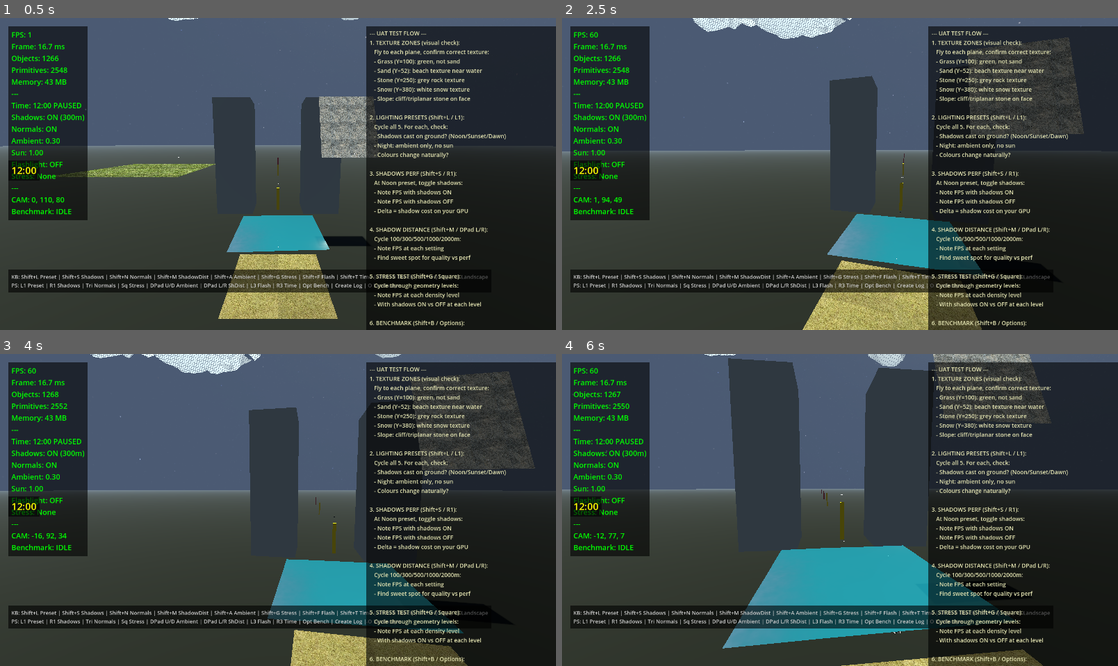
Above: before the commit, frames 1-4 (two rows, left to right).
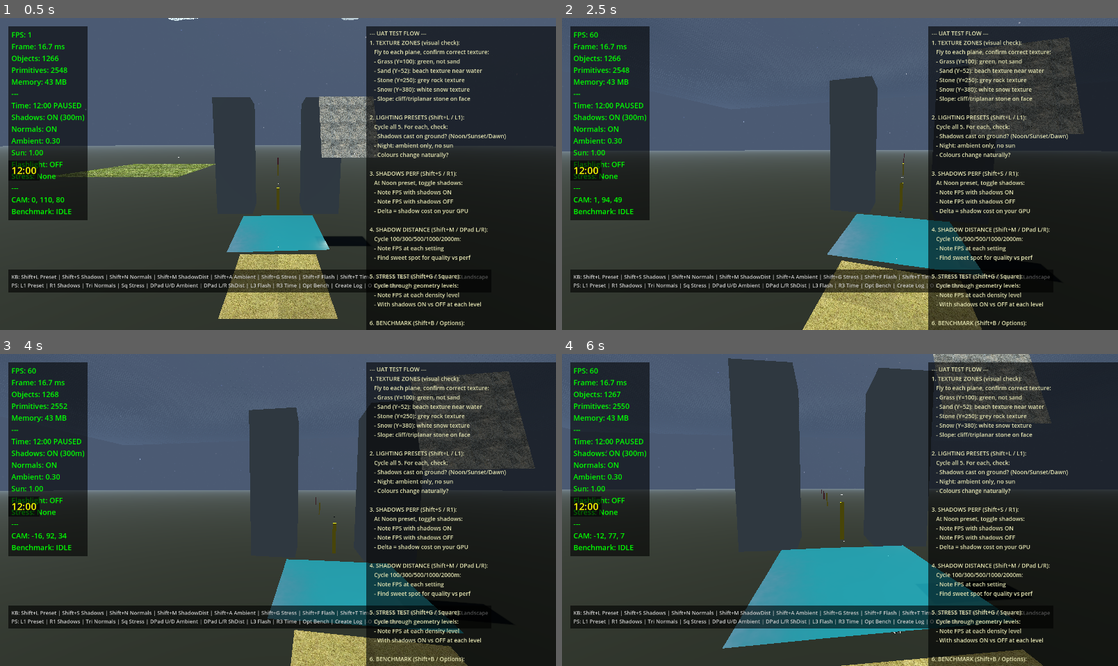
Above: after the commit, the same moments.

Repository: shovelhead24/possession
Game: Godot game, scene res://lighting_test.tscn
Same seed, same stepped clock (60 frames per second), same inputs: the game is played once before the commit and once after it.
Inputs (mouse positions are in pixels of both pictures, inside the frame that each line leads up to):
- Up to frame 1 (0.5 s): no input
- Up to frame 2 (2.5 s): tap Enter (ui_accept) at 0.5 s; move the mouse to (834, 180) at 0.52 s; hold C 0.53-1.28 s; hold W (move_forward) from 0.53 s (still down); click (834, 180) at 0.67 s; tap Space (jump) at 0.77, 1.52 s; move the mouse to (878, 177) at 1.27 s; tap E (interact) at 1.35 s; tap C at 1.55, 2.3 s; move the mouse to (795, 170) at 2.02 s; press the mouse at (795, 170) at 2.03 s
- Up to frame 3 (4 s): move the mouse to (283, 510) at 2.77 s; release W (move_forward) at 2.78 s; release the mouse at (283, 510) at 2.78 s; hold A (move_left) 2.78-3.53 s; tap Q (switch_weapon) at 2.85 s; click (283, 510) at 2.92 s; tap Space (jump) at 3.02, 3.77 s; tap C at 3.05, 3.8 s; move the mouse to (255, 503) at 3.52 s; hold W (move_forward) from 3.53 s (still down); hold F (toggle_fly) from 3.53 s (still down)
- Up to frame 4 (6 s): move the mouse to (867, 510) at 4.27 s; release F (toggle_fly) at 4.28 s; tap C at 4.35 s; tap Space (jump) at 4.52 s; move the mouse to (812, 510) at 5.02 s; hold C 5.03-5.78 s; tap L at 5.1 s; click (812, 510) at 5.17 s; move the mouse to (851, 503) at 5.77 s; release W (move_forward) at 5.78 s; hold D (move_right) from 5.78 s (still down); tap T at 5.85 s

Frame 1 is identical in both runs. In frame 2, 1.0% of the frame differs, in the area x 9-62%, y 0-25%; in frame 3, 0.8%; in frame 4, 0.2%.

Commit message:
feat(clouds): layered FBM plane approach (B), cycle with C key

Diff:
--- /dev/null
+++ b/game/cloud_layer_shader.gdshader
@@ -0,0 +1,61 @@
+shader_type spatial;
+render_mode cull_disabled, shadows_disabled;
+
+uniform vec3  color_top    : source_color = vec3(1.0,  1.0,  1.0);
+uniform vec3  color_bottom : source_color = vec3(0.58, 0.64, 0.72);
+uniform float coverage     : hint_range(0.0, 1.0) = 0.52;
+uniform float softness     : hint_range(0.05, 0.4) = 0.18;
+uniform float noise_scale  : hint_range(0.00005, 0.001) = 0.00018;
+uniform float cloud_base   : hint_range(0.0, 5000.0) = 1500.0;
+uniform float cloud_top    : hint_range(0.0, 5000.0) = 2000.0;
+uniform float layer_t      : hint_range(0.0, 1.0) = 0.5;  // 0=bottom layer, 1=top layer
+
+varying vec3 world_pos;
+
+float hash2(vec2 p) {
+	p = fract(p * vec2(0.1031, 0.1030));
+	p += dot(p, p.yx + 33.33);
+	return fract((p.x + p.y) * p.x);
+}
+
+float vnoise2(vec2 p) {
+	vec2 i = floor(p); vec2 f = fract(p);
+	f = f * f * (3.0 - 2.0 * f);
+	return mix(mix(hash2(i), hash2(i + vec2(1.0, 0.0)), f.x),
+	           mix(hash2(i + vec2(0.0, 1.0)), hash2(i + vec2(1.0, 1.0)), f.x), f.y);
+}
+
+float fbm(vec2 p) {
+	float v = 0.0, a = 0.5;
+	vec2  s = vec2(1.7, 9.2);
+	for (int i = 0; i < 6; i++) {
+		v += a * vnoise2(p);
+		p  = p * 2.07 + s;
+		a *= 0.5;
+		s  = s.yx * 1.3;
+	}
+	return v;
+}
+
+void vertex() {
+	world_pos = (MODEL_MATRIX * vec4(VERTEX, 1.0)).xyz;
+}
+
+void fragment() {
+	// FBM density at this world XZ position
+	float d = fbm(world_pos.xz * noise_scale);
+
+	// Map to 0..1 cloud presence — smoothstep gives soft edges
+	float threshold = 1.0 - coverage;
+	d = smoothstep(threshold - softness, threshold + softness, d);
+
+	// Top layers slightly sparser (cloud tops are wispier)
+	d *= mix(1.0, 0.8, layer_t);
+
+	// Height tint: darker underside, bright luminous top
+	ALBEDO = mix(color_bottom, color_top, layer_t + d * 0.15);
+
+	// IGN — fine per-pixel grain against the smooth FBM field
+	float ign = fract(52.9829189 * fract(dot(FRAGCOORD.xy, vec2(0.06711056, 0.00583715))));
+	if (d < ign) discard;
+}
--- a/game/cloud_system.gd
+++ b/game/cloud_system.gd
@@ -19,6 +19,11 @@
 var _mat      : ShaderMaterial
 var _chunks   : Dictionary = {}   # Vector2i → {mi, lod}
 var _camera   : Camera3D = null
+
+# ── Approach cycling ─────────────────────────────────────────────────────────
+# 0 = marching-cubes IGN  1 = layered FBM planes
+var approach  : int = 0
+var _layers   : Array = []   # MeshInstance3D for approach 1
 
 # ── Marching-cubes lookup tables ─────────────────────────────────────────────
 # edgeTable[256] — which of the 12 edges are cut for each of 256 vertex configs
@@ -372,7 +377,62 @@
 func _ready():
 	_setup_noise()
 	_setup_material()
+	_build_layers()
+	_apply_approach()
 	print("CloudSystem: ready, mat=", _mat != null)
+
+func _unhandled_input(event):
+	if event is InputEventKey and event.pressed and not event.echo:
+		if event.keycode == KEY_C:
+			approach = (approach + 1) % 2
+			_apply_approach()
+			print("CloudSystem: approach ", approach, " (", ["marching-cubes IGN", "layered FBM"][approach], ")")
+
+func _apply_approach():
+	# Show/hide layer planes
+	for lm in _layers:
+		lm.visible = (approach == 1)
+	# Marching-cubes chunks visibility
+	for coord in _chunks:
+		_chunks[coord]["mi"].visible = (approach == 0)
+
+func _build_layers():
+	var shader = load("res://cloud_layer_shader.gdshader") as Shader
+	if not shader:
+		push_error("CloudSystem: cloud_layer_shader.gdshader not found")
+		return
+	const NUM_LAYERS := 5
+	const PLANE_SIZE := 12000.0
+	for i in NUM_LAYERS:
+		var t  = float(i) / float(NUM_LAYERS - 1)
+		var y  = CLOUD_BASE + t * CHUNK_Y
+		var verts = PackedVector3Array([
+			Vector3(-PLANE_SIZE * 0.5, 0.0, -PLANE_SIZE * 0.5),
+			Vector3( PLANE_SIZE * 0.5, 0.0, -PLANE_SIZE * 0.5),
+			Vector3(-PLANE_SIZE * 0.5, 0.0,  PLANE_SIZE * 0.5),
+			Vector3( PLANE_SIZE * 0.5, 0.0,  PLANE_SIZE * 0.5),
+		])
+		var normals = PackedVector3Array([Vector3.UP, Vector3.UP, Vector3.UP, Vector3.UP])
+		var indices = PackedInt32Array([0, 1, 2, 1, 3, 2])
+		var arr = Array(); arr.resize(Mesh.ARRAY_MAX)
+		arr[Mesh.ARRAY_VERTEX] = verts
+		arr[Mesh.ARRAY_NORMAL] = normals
+		arr[Mesh.ARRAY_INDEX]  = indices
+		var mesh = ArrayMesh.new()
+		mesh.add_surface_from_arrays(Mesh.PRIMITIVE_TRIANGLES, arr)
+		var mat = ShaderMaterial.new()
+		mat.shader = shader
+		mat.set_shader_parameter("cloud_base", CLOUD_BASE)
+		mat.set_shader_parameter("cloud_top",  CLOUD_TOP)
+		mat.set_shader_parameter("layer_t",    t)
+		var mi = MeshInstance3D.new()
+		mi.mesh             = mesh
+		mi.material_override = mat
+		mi.cast_shadow      = GeometryInstance3D.SHADOW_CASTING_SETTING_OFF
+		mi.gi_mode          = GeometryInstance3D.GI_MODE_DISABLED
+		mi.position         = Vector3(0.0, y, 0.0)
+		add_child(mi)
+		_layers.append(mi)
 
 func _process(_delta):
 	if not _camera:
@@ -381,6 +441,12 @@
 			print("CloudSystem: camera found at ", _camera.global_position)
 		else:
 			return
+
+	# Layer planes track camera XZ
+	if approach == 1:
+		for lm in _layers:
+			lm.global_position.x = _camera.global_position.x
+			lm.global_position.z = _camera.global_position.z
 
 	var cp   = _camera.global_position
 	var ccx  = int(floor(cp.x / CHUNK_XZ))
